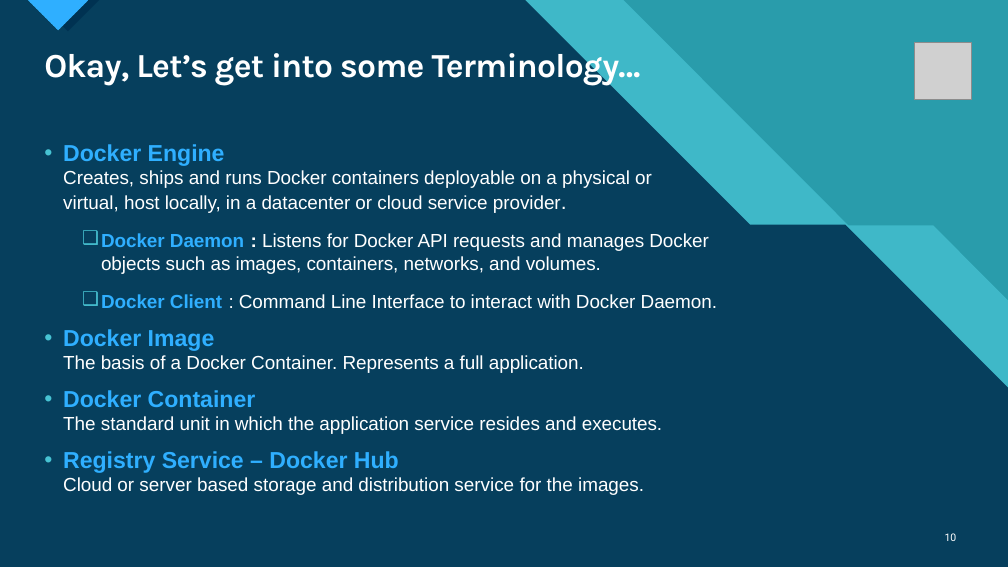
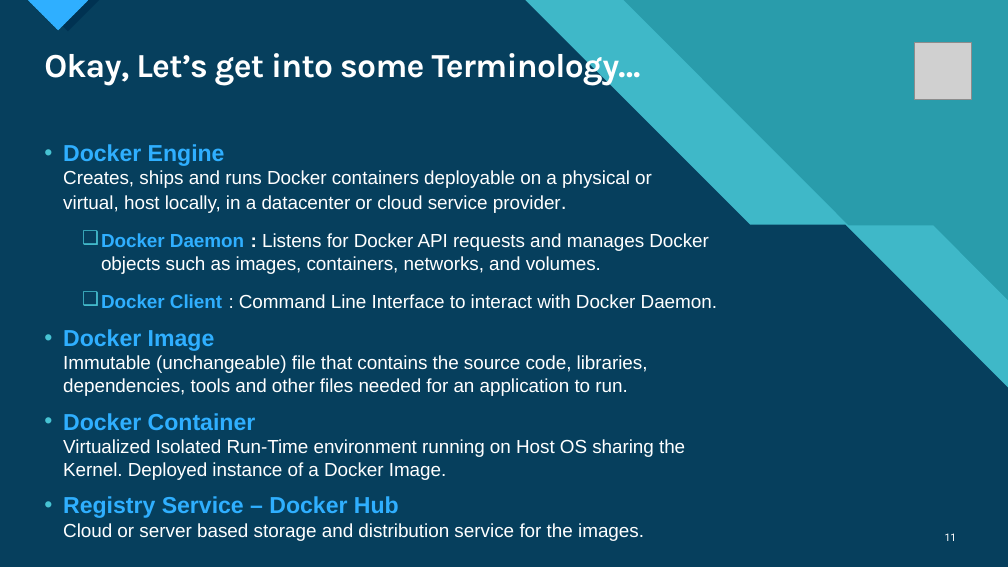
Before and after one commit to Singh-Karandeep/DockerTutorial, a slide deck: slide 11 of Docker for Beginners.pptx (slide 10 before the commit). Drawn at 1008x567 pixels with LibreOffice and Linux fonts; fonts in the diff are those of the drawing; grey boxes stand for pictures. Boxes give left, top, right and bottom in pixels: in the first picture for what was removed or moved away, otherwise in the second. Text is boxed around its words. In the diff, an @@ line names an element or a change of style, - is before the commit and + after.

```diff
--- a/Docker for Beginners.pptx
+++ b/Docker for Beginners.pptx
@@ text at [63, 329, 685, 480]: text changed @@
-• Docker Image
-  The basis of a Docker Container. Represents a full application.
-• Docker Container
-  The standard unit in which the application service resides and executes.
+• Docker Image
+  Immutable (unchangeable) file that contains the source code, libraries, dependencies, tools and other files needed for an application to run.
+• Docker Container
+  Virtualized Isolated Run-Time environment running on Host OS sharing the Kernel. Deployed instance of a Docker Image.
@@ page number at [945, 533, 957, 541]: text changed @@
-10
+11
```
Also in this commit, not shown: 3 other slides changed, 1 slide added, 2 other files.
